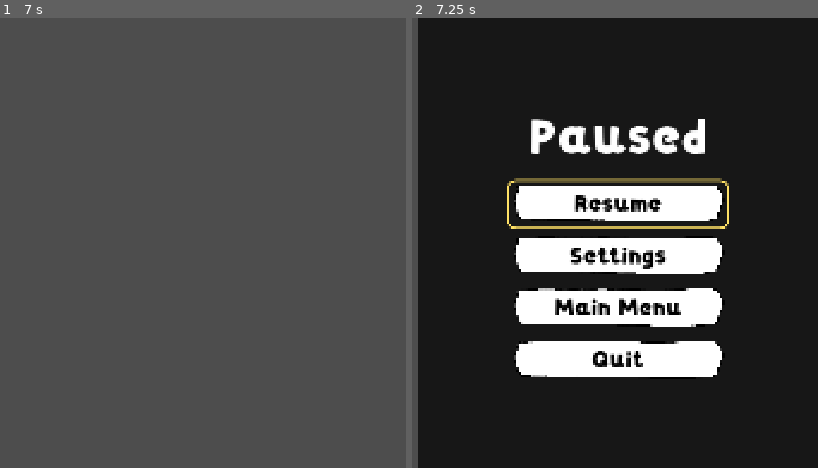
Above: before the commit, frames 1-2 (left to right).
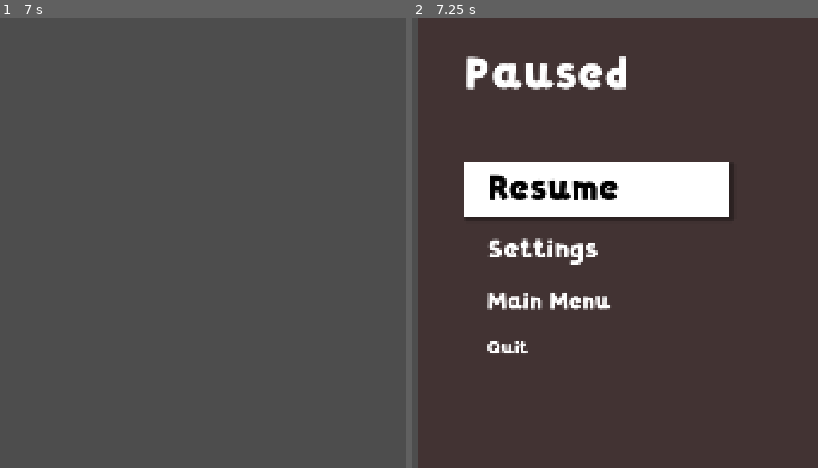
Above: after the commit, the same moments.

Repository: doggoanim/Krits
Game: Godot game, scene res://ui/pause_menu.tscn
The game is run twice, just before and just after one commit, with the same random seed, the same clock (stepped at 60 frames per second) and the same inputs. This scene is started directly instead of the project's main scene.
Inputs (mouse positions are in pixels of both pictures, inside the frame that each line leads up to):
- Up to frame 1 (7 s): tap Enter at 0.5, 2, 3.5 s; move the mouse to (182, 220) at 0.52 s; hold D (move_right) 0.53-1.25 s; hold Ctrl (crouch_pound) 0.53-1.25 s; click (182, 220) at 0.67 s; tap Space (jump) at 0.77, 1.25, 2.75, 3.77, 4.25, 6.77 s; drag from (outside the picture) to (outside the picture) at 1.27 s; move the mouse to (85, 144) at 2.02 s; hold D (move_right) 2.03-2.75 s; hold Shift (roll_dive) 2.03-2.75 s; click (85, 144) at 2.17 s; drag from (outside the picture) to (outside the picture) at 2.77 s; move the mouse to (247, 310) at 3.52 s; hold A (move_left) 3.53-4.25 s; hold Ctrl (crouch_pound) 3.53-4.25 s; click (247, 310) at 3.67 s; tap Tab (menu_stats) at 4.15 s; drag from (outside the picture) to (outside the picture) at 4.27 s; move the mouse to (44, 243) at 5.02 s; hold S (move_back) 5.03-5.75 s; hold Shift (roll_dive) 5.03-5.75 s; click (44, 243) at 5.17 s; tap M (menu_travel) at 5.65 s; drag from (outside the picture) to (outside the picture) at 5.77 s; move the mouse to (182, 220) at 6.52 s; hold W (move_forward) from 6.53 s (still down); hold Ctrl (crouch_pound) from 6.53 s (still down); click (182, 220) at 6.67 s
- Up to frame 2 (7.25 s): keep holding W (move_forward); keep holding Ctrl (crouch_pound); tap Escape at 7.15 s

Frame 1 is identical in both runs. In frame 2, 95% of the frame differs, in the area x 1-100%, y 0-100%.

Commit message:
Pause: freeze shader animation while paused; Odyssey-style pause menu
- ShaderClock autoload feeds a pausable global 'game_time' used by wind, water
  and low-HP vignette shaders instead of TIME.
- Pause menu restyled: blurred frozen-world backdrop, tilted left-aligned list
  with a white bar on the selection and entries shrinking away from it.

Co-Authored-By: Claude Sonnet 5.5 <noreply@anthropic.com>
Claude-Session: https://claude.ai/code/session_01TYpdm1jACUqsWG6yyTxbgm

Diff:
--- /dev/null
+++ b/core/shader_clock.gd
@@ -0,0 +1,18 @@
+extends Node
+## Autoload `ShaderClock`: feeds the global shader parameter `game_time`,
+## which the wind, water and low-HP-vignette shaders use instead of TIME.
+## TIME is a wall clock that keeps ticking while the tree is paused; this node
+## is pausable (default process mode), so it stops accumulating when the pause
+## menu (or any other menu) pauses the game, and everything animated by
+## `game_time` freezes with it.
+##
+## To make a new shader pause-aware: add `global uniform float game_time;` and
+## use it where you'd use TIME.
+
+const PARAM := &"game_time"
+
+var _time := 0.0
+
+func _process(delta: float) -> void:
+	_time += delta
+	RenderingServer.global_shader_parameter_set(PARAM, _time)
--- a/project.godot
+++ b/project.godot
@@ -23,6 +23,7 @@
 Game="*res://core/game.gd"
 Music="*res://core/music_player.gd"
 Settings="*res://core/settings.gd"
+ShaderClock="*res://core/shader_clock.gd"
 
 [display]
 
@@ -54,6 +55,13 @@
 3d_physics/layer_6="trigger"
 3d_physics/layer_8="camera_push"
 
+[shader_globals]
+
+game_time={
+"type": "float",
+"value": 0.0
+}
+
 [physics]
 
 common/physics_ticks_per_second=120
--- a/shading/foliage_wind.gdshader
+++ b/shading/foliage_wind.gdshader
@@ -1,5 +1,8 @@
 shader_type spatial;
 render_mode cull_disabled;
+// Pausable clock (see core/shader_clock.gd): TIME keeps running while the
+// game is paused, this doesn't — so animation freezes with the pause menu.
+global uniform float game_time;
 // Wind-swaying foliage material. Not the project's toon shader
 // (shading/toon.gdshader) — world foliage props (grass, trees; see
 // world/chesburg.tscn's Props/Trees and Props/eyecandies) are unmodified
@@ -60,7 +63,7 @@
 	// same mesh scattered around the level don't all sway in lockstep — each
 	// one samples a slightly different point of the same slow-moving "gust"
 	// field instead.
-	float phase = TIME * wind_speed + dot(world_pos.xz, vec2(wind_scale));
+	float phase = game_time * wind_speed + dot(world_pos.xz, vec2(wind_scale));
 	float sway = height * wind_strength * gust;
 	VERTEX.x += sin(phase) * sway;
 	VERTEX.z += cos(phase * 0.7) * sway * 0.6;
--- a/shading/vignette_overlay.gdshader
+++ b/shading/vignette_overlay.gdshader
@@ -1,4 +1,7 @@
 shader_type canvas_item;
+// Pausable clock (see core/shader_clock.gd): TIME keeps running while the
+// game is paused, this doesn't — so animation freezes with the pause menu.
+global uniform float game_time;
 // Low-HP warning vignette: darkens and gently pulses the screen edges.
 // Purely a function of `intensity` (0 = invisible, 1 = fully showing) —
 // this shader has no idea what HP even is, LowHpVignette (core/low_hp_vignette.gd)
@@ -22,7 +25,7 @@
 	float dist = length(centered);
 
 	float ring = smoothstep(radius, radius + softness, dist);
-	float pulse = 1.0 + sin(TIME * pulse_speed) * pulse_amount;
+	float pulse = 1.0 + sin(game_time * pulse_speed) * pulse_amount;
 	float alpha = ring * clamp(intensity * pulse, 0.0, 1.0);
 
 	COLOR = vec4(vignette_color.rgb, alpha * vignette_color.a);
--- /dev/null
+++ b/ui/pause_backdrop.gdshader
@@ -0,0 +1,21 @@
+shader_type canvas_item;
+// Frosted backdrop for the pause menu: blurs whatever the game last drew
+// (the world is frozen behind it) and washes it slightly toward `tint`.
+// Reads the screen, so it must sit on top of the scene it's blurring.
+
+uniform sampler2D screen_tex : hint_screen_texture, filter_linear_mipmap;
+uniform float blur_lod : hint_range(0.0, 7.0) = 3.0;     // mip level sampled — higher = blurrier
+uniform vec4 tint : source_color = vec4(0.18, 0.02, 0.02, 0.35);   // colour + how strongly it washes over
+
+void fragment() {
+	// 9 taps spread over the mip's pixel footprint, so the blur is smooth
+	// instead of showing the mip chain's blocky texels.
+	vec2 px = SCREEN_PIXEL_SIZE * exp2(blur_lod);
+	vec3 sum = vec3(0.0);
+	for (int x = -1; x <= 1; x++) {
+		for (int y = -1; y <= 1; y++) {
+			sum += textureLod(screen_tex, SCREEN_UV + vec2(float(x), float(y)) * px, blur_lod).rgb;
+		}
+	}
+	COLOR = vec4(mix(sum / 9.0, tint.rgb, tint.a), 1.0);
+}
--- a/ui/pause_menu.gd
+++ b/ui/pause_menu.gd
@@ -15,6 +15,13 @@
 
 const MAIN_MENU_SCENE := "res://ui/main_menu.tscn"
 
+## Font size of the highlighted entry, and how much smaller each step away from
+## it gets (down to MIN_FONT) — the list fans out from the selection.
+const SELECTED_FONT := 84
+const FONT_STEP := 10
+const MIN_FONT := 44
+
+@onready var _items: Array[Node] = %Items.get_children()
 @onready var _resume: Button = %ResumeButton
 @onready var _settings_button: Button = %SettingsButton
 @onready var _main_menu: Button = %MainMenuButton
@@ -29,6 +36,10 @@
 
 func _ready() -> void:
 	super()
+	for node in _items:
+		var item := node as Button
+		item.focus_entered.connect(_update_item_sizes)
+		item.mouse_entered.connect(item.grab_focus)   # hovering selects, like the keyboard does
 	_resume.pressed.connect(close)
 	_settings_button.pressed.connect(_open_settings)
 	_main_menu.pressed.connect(_ask.bind("Return to the main menu?\nProgress since your last\ncheckpoint is lost.", _go_main_menu))
@@ -69,6 +80,18 @@
 		close()
 	get_viewport().set_input_as_handled()
 
+## Sizes every entry by its distance from the focused one.
+func _update_item_sizes() -> void:
+	var selected := -1
+	for i in _items.size():
+		if (_items[i] as Button).has_focus():
+			selected = i
+	if selected < 0:
+		return
+	for i in _items.size():
+		var font_size := SELECTED_FONT if i == selected else maxi(MIN_FONT, SELECTED_FONT - FONT_STEP * (abs(i - selected) + 1))
+		(_items[i] as Button).add_theme_font_size_override("font_size", font_size)
+
 # --- Settings page ------------------------------------------------------------
 
 func _open_settings() -> void:
--- a/ui/pause_menu.tscn
+++ b/ui/pause_menu.tscn
@@ -4,6 +4,11 @@
 [ext_resource type="Script" path="res://ui/pause_menu.gd" id="2"]
 [ext_resource type="Theme" path="res://ui/menu/menu_theme.tres" id="3"]
 [ext_resource type="PackedScene" path="res://ui/menu/settings_screen.tscn" id="4"]
+[ext_resource type="Shader" path="res://ui/pause_backdrop.gdshader" id="5"]
+[ext_resource type="Theme" path="res://ui/pause_menu_theme.tres" id="6"]
+
+[sub_resource type="ShaderMaterial" id="Backdrop"]
+shader = ExtResource("5")
 
 [sub_resource type="StyleBoxEmpty" id="Clear"]
 
@@ -32,47 +37,73 @@
 theme_override_styles/panel = SubResource("Clear")
 script = ExtResource("2")
 
-[node name="Dim" type="ColorRect" parent="." index="0"]
+[node name="Backdrop" type="ColorRect" parent="." index="0"]
+material = SubResource("Backdrop")
 layout_mode = 2
-color = Color(0, 0, 0, 0.7)
 
 [node name="Content" parent="." index="1"]
-theme_override_constants/separation = 22
-alignment = 1
+theme_override_constants/separation = 0
 
-[node name="Heading" type="Label" parent="Content" index="0"]
+[node name="HeadingMargin" type="MarginContainer" parent="Content" index="0"]
 layout_mode = 2
-theme_override_font_sizes/font_size = 120
+theme_override_constants/margin_left = 110
+theme_override_constants/margin_top = 60
+
+[node name="Heading" type="Label" parent="Content/HeadingMargin"]
+layout_mode = 2
+theme_override_font_sizes/font_size = 110
 text = "Paused"
-horizontal_alignment = 1
 
-[node name="ResumeButton" type="Button" parent="Content"]
+[node name="MenuMargin" type="MarginContainer" parent="Content" index="1"]
+layout_mode = 2
+theme_override_constants/margin_left = 110
+theme_override_constants/margin_top = 130
+
+[node name="Items" type="VBoxContainer" parent="Content/MenuMargin"]
 unique_name_in_owner = true
-custom_minimum_size = Vector2(520, 100)
 layout_mode = 2
-size_flags_horizontal = 4
+theme = ExtResource("6")
+theme_override_constants/separation = 26
+
+[node name="ResumeButton" type="Button" parent="Content/MenuMargin/Items"]
+unique_name_in_owner = true
+custom_minimum_size = Vector2(640, 0)
+layout_mode = 2
+size_flags_horizontal = 0
+rotation = -0.05236
+theme_override_font_sizes/font_size = 64
 text = "Resume"
+alignment = 0
 
-[node name="SettingsButton" type="Button" parent="Content"]
+[node name="SettingsButton" type="Button" parent="Content/MenuMargin/Items"]
 unique_name_in_owner = true
-custom_minimum_size = Vector2(520, 100)
+custom_minimum_size = Vector2(640, 0)
 layout_mode = 2
-size_flags_horizontal = 4
+size_flags_horizontal = 0
+rotation = -0.05236
+theme_override_font_sizes/font_size = 64
 text = "Settings"
+alignment = 0
 
-[node name="MainMenuButton" type="Button" parent="Content"]
+[node name="MainMenuButton" type="Button" parent="Content/MenuMargin/Items"]
 unique_name_in_owner = true
-custom_minimum_size = Vector2(520, 100)
+custom_minimum_size = Vector2(640, 0)
 layout_mode = 2
-size_flags_horizontal = 4
+size_flags_horizontal = 0
+rotation = -0.05236
+theme_override_font_sizes/font_size = 64
 text = "Main Menu"
+alignment = 0
 
-[node name="QuitButton" type="Button" parent="Content"]
+[node name="QuitButton" type="Button" parent="Content/MenuMargin/Items"]
 unique_name_in_owner = true
-custom_minimum_size = Vector2(520, 100)
+custom_minimum_size = Vector2(640, 0)
 layout_mode = 2
-size_flags_horizontal = 4
+size_flags_horizontal = 0
+rotation = -0.05236
+theme_override_font_sizes/font_size = 64
 text = "Quit"
+alignment = 0
 
 [node name="Settings" parent="." index="2" instance=ExtResource("4")]
 unique_name_in_owner = true
--- /dev/null
+++ b/ui/pause_menu_theme.tres
@@ -0,0 +1,34 @@
+[gd_resource type="Theme" format=3]
+
+[sub_resource type="StyleBoxEmpty" id="ItemIdle"]
+content_margin_left = 56.0
+content_margin_top = 8.0
+content_margin_right = 56.0
+content_margin_bottom = 8.0
+
+[sub_resource type="StyleBoxFlat" id="ItemSelected"]
+content_margin_left = 56.0
+content_margin_top = 8.0
+content_margin_right = 56.0
+content_margin_bottom = 8.0
+bg_color = Color(1, 1, 1, 1)
+shadow_color = Color(0, 0, 0, 0.35)
+shadow_size = 8
+shadow_offset = Vector2(5, 6)
+
+[resource]
+Button/colors/font_color = Color(1, 1, 1, 1)
+Button/colors/font_disabled_color = Color(1, 1, 1, 0.4)
+Button/colors/font_focus_color = Color(0, 0, 0, 1)
+Button/colors/font_hover_color = Color(0, 0, 0, 1)
+Button/colors/font_hover_pressed_color = Color(0, 0, 0, 1)
+Button/colors/font_pressed_color = Color(0, 0, 0, 1)
+Button/colors/font_shadow_color = Color(0, 0, 0, 0.45)
+Button/constants/shadow_offset_x = 3
+Button/constants/shadow_offset_y = 4
+Button/styles/disabled = SubResource("ItemIdle")
+Button/styles/focus = SubResource("ItemSelected")
+Button/styles/hover = SubResource("ItemIdle")
+Button/styles/hover_pressed = SubResource("ItemSelected")
+Button/styles/normal = SubResource("ItemIdle")
+Button/styles/pressed = SubResource("ItemSelected")
--- a/world/water/water.gdshader
+++ b/world/water/water.gdshader
@@ -1,5 +1,8 @@
 shader_type spatial;
 render_mode cull_disabled, diffuse_toon, specular_toon, blend_mix;
+// Pausable clock (see core/shader_clock.gd): TIME keeps running while the
+// game is paused, this doesn't — so animation freezes with the pause menu.
+global uniform float game_time;
 // Simple stylized water: a toon-stepped shallow/deep color blend plus a
 // couple of layered sine waves for gentle animated motion, and a fresnel
 // rim so it brightens at grazing angles like a real reflective surface.
@@ -38,8 +41,8 @@
 void vertex() {
 	vec3 world_pos = (MODEL_MATRIX * vec4(VERTEX, 1.0)).xyz;
 	world_xz = world_pos.xz;
-	float w1 = sin(world_pos.x * wave_scale + TIME * wave_speed);
-	float w2 = sin((world_pos.x + world_pos.z) * wave_scale * 0.6 - TIME * wave_speed * 1.3);
+	float w1 = sin(world_pos.x * wave_scale + game_time * wave_speed);
+	float w2 = sin((world_pos.x + world_pos.z) * wave_scale * 0.6 - game_time * wave_speed * 1.3);
 	wave_offset = (w1 + w2) * 0.5;
 	VERTEX.y += wave_offset * wave_height;
 }
@@ -55,7 +58,7 @@
 	// Texture is optional: an unset sampler2D defaults to solid white, so
 	// this multiply is a no-op (leaves the flat toon-color look untouched)
 	// until you actually assign one.
-	vec2 scrolled_uv = UV + TIME * uv_scroll_speed;
+	vec2 scrolled_uv = UV + game_time * uv_scroll_speed;
 	vec4 tex = texture(albedo_texture, scrolled_uv);
 	color *= tex.rgb;
 	alpha *= tex.a;
@@ -73,7 +76,7 @@
 		// glints riding the surface motion instead of a fixed glitter
 		// pattern painted on top of it.
 		vec2 cell = floor((world_xz + wave_offset * 0.1) * sparkle_density);
-		float roll = floor(TIME * sparkle_speed);
+		float roll = floor(game_time * sparkle_speed);
 		float n = sparkle_hash(cell + roll);
 		// Narrow threshold: only a sparse handful of cells are "lit" on any
 		// given roll, which is what reads as scattered glints rather than a
